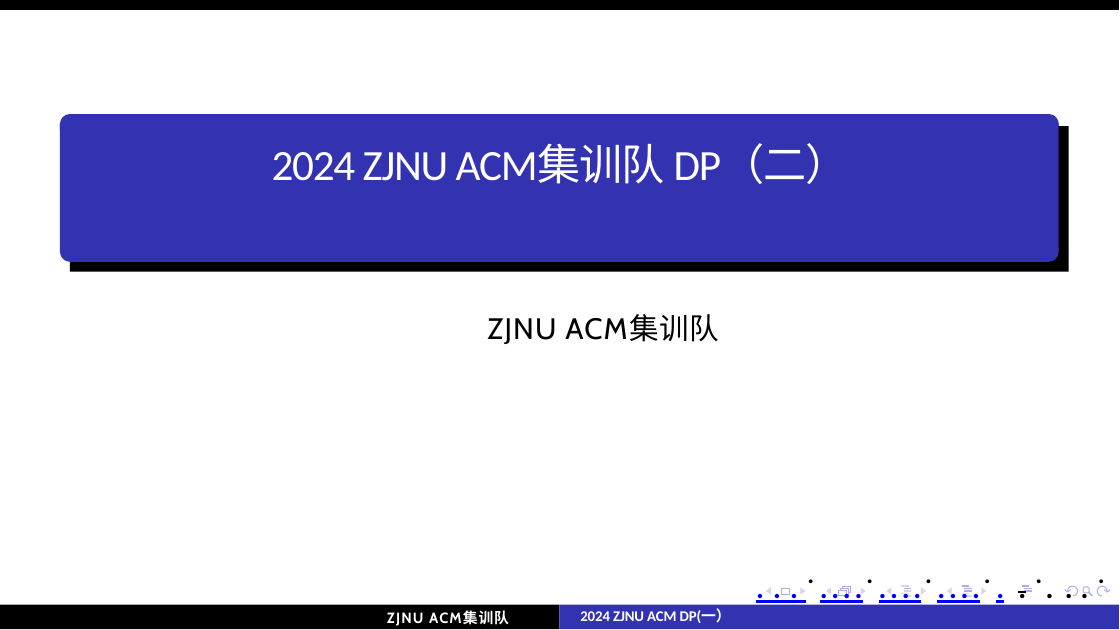
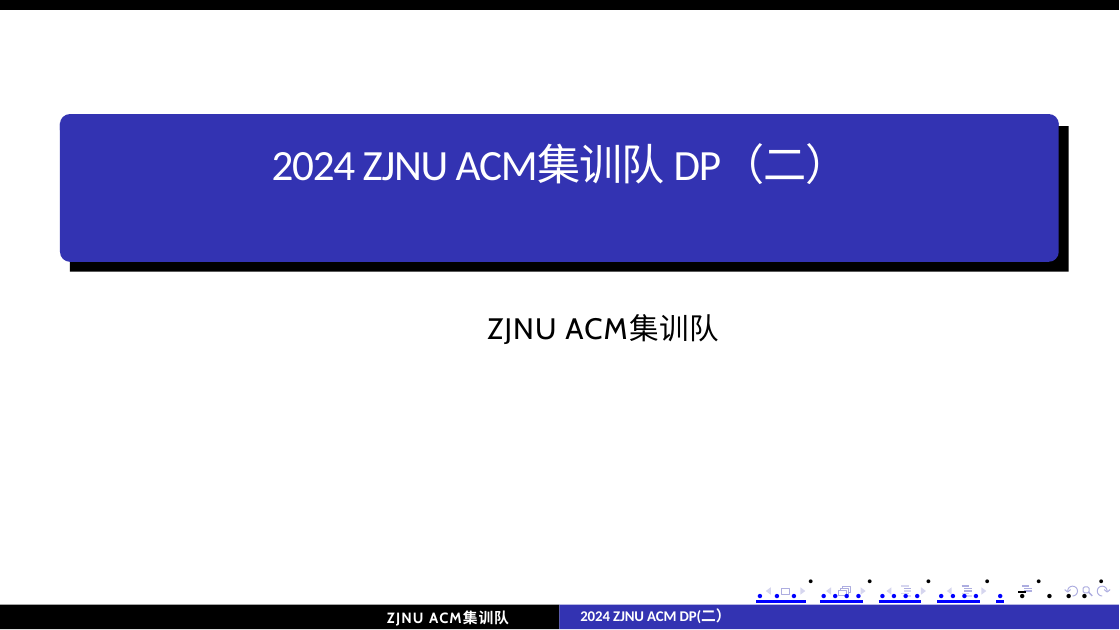
Before and after one commit to john1234567891011121314/moban, a slide deck: slide 1 of acm/讲课·dp/DP（二）.pptx. Drawn at 1120x630 pixels with LibreOffice and Linux fonts; fonts in the diff are those of the drawing. Boxes give left, top, right and bottom in pixels: in the first picture for what was removed or moved away, otherwise in the second. Text is boxed around its words. In the diff, an @@ line names an element or a change of style, - is before the commit and + after.

```diff
--- a/acm/讲课·dp/DP（二）.pptx
+++ b/acm/讲课·dp/DP（二）.pptx
@@ text at box(580, 608, 731, 623): text changed @@
-2024 ZJNU ACM DP(一）
+2024 ZJNU ACM DP(二）
```
Also in this commit, not shown: 3 other slides changed, 5 slides added, 13 slides removed, 1 other file.
